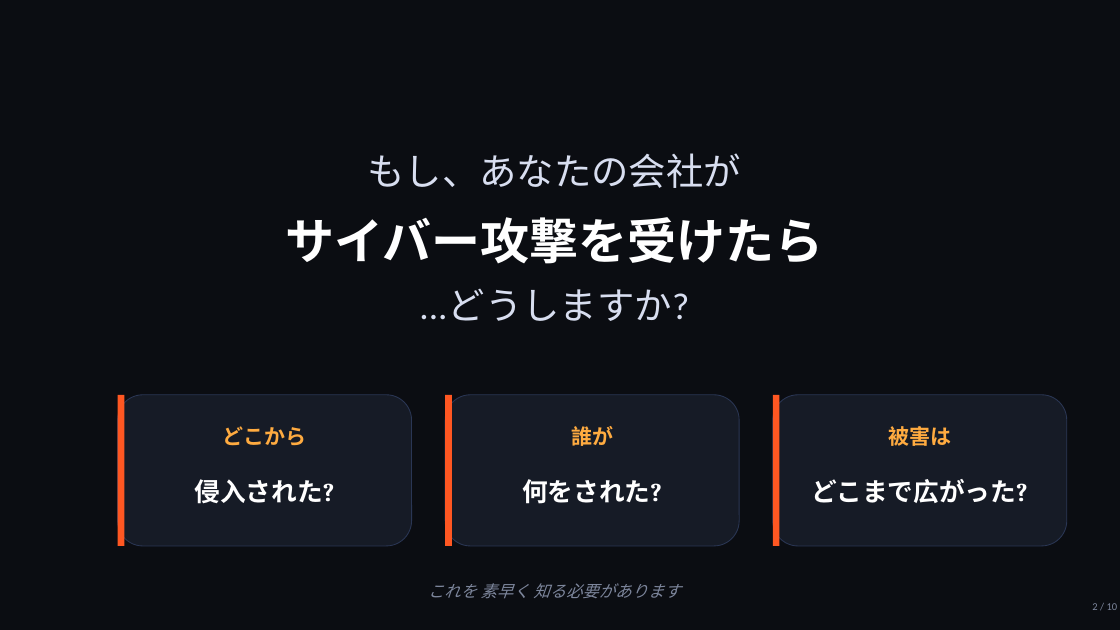
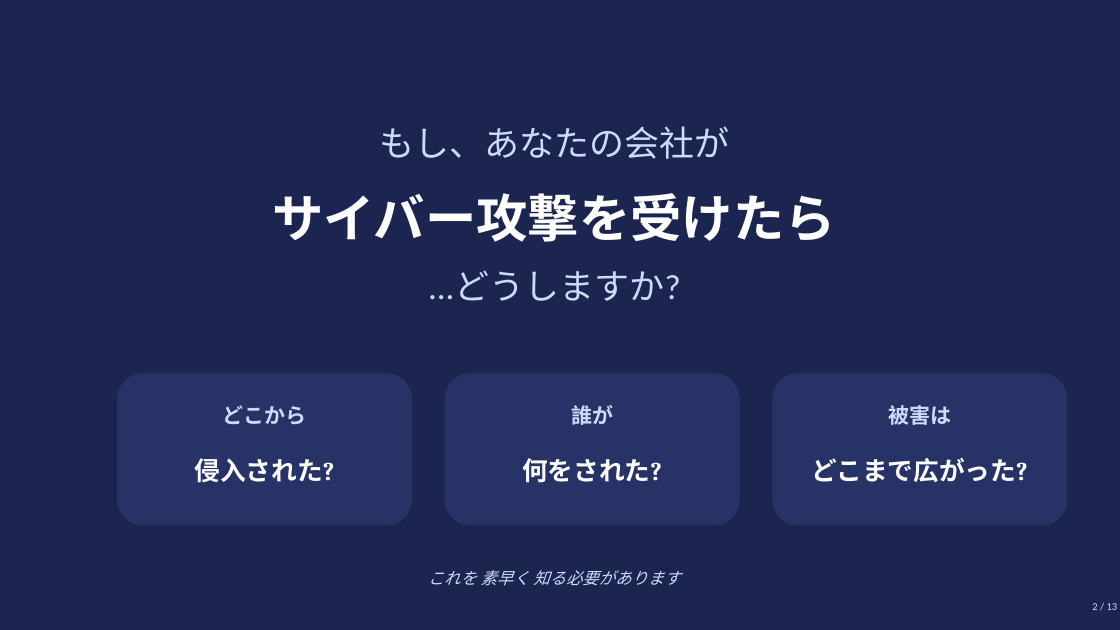
Before and after one commit to Assy2005/hayabusa-plus, a slide deck: slide 2 of docs/presentation/pptx/hayabusa-plus.pptx. Drawn at 1120x630 pixels with LibreOffice and Linux fonts; fonts in the diff are those of the drawing. Boxes give left, top, right and bottom in pixels: in the first picture for what was removed or moved away, otherwise in the second. Text is boxed around its words. In the diff, an @@ line names an element or a change of style, - is before the commit and + after.

```diff
--- a/docs/presentation/pptx/hayabusa-plus.pptx
+++ b/docs/presentation/pptx/hayabusa-plus.pptx
@@ rectangle at (x1=0, y1=0, x2=1120, y2=630): fill #0B0D12 to #1B254F @@
@@ text "もし、あなたの会社が" at (x1=379, y1=126, x2=729, y2=159): size 32 to 30 pt, text colour #D8DEF0 to #CADCFC @@
@@ text "もし、あなたの会社が" moved from (x1=367, y1=153, x2=740, y2=188) to (x1=379, y1=126, x2=729, y2=159) @@
@@ text "サイバー攻撃を受けたら" moved from (x1=285, y1=217, x2=823, y2=264) to (x1=272, y1=193, x2=836, y2=242) @@
@@ text "サイバー攻撃を受けたら" at (x1=272, y1=193, x2=836, y2=242): size 42 to 44 pt @@
@@ text "...どうしますか?" moved from (x1=419, y1=289, x2=689, y2=321) to (x1=428, y1=270, x2=681, y2=301) @@
@@ text "...どうしますか?" at (x1=428, y1=270, x2=681, y2=301): size 32 to 30 pt, text colour #D8DEF0 to #CADCFC @@
@@ 6 texts, 3 rounded rectangles moved together from (x1=118, y1=395, x2=1067, y2=546) to (x1=118, y1=374, x2=1067, y2=525) @@
@@ fill #161B26 to #273366; outline #2A3654 0.75 pt to #273366 0.75 pt in 3 elements at (x1=118, y1=374, x2=412, y2=525), (x1=445, y1=374, x2=739, y2=525), (x1=773, y1=374, x2=1067, y2=525) @@
@@ rectangle removed at (x1=118, y1=395, x2=124, y2=546) @@
@@ rectangle removed at (x1=445, y1=395, x2=452, y2=546) @@
@@ text colour #FFAB40 to #CADCFC in 3 elements at (x1=223, y1=405, x2=306, y2=424), (x1=571, y1=405, x2=613, y2=425), (x1=888, y1=405, x2=951, y2=425) @@
@@ rectangle removed at (x1=773, y1=395, x2=780, y2=546) @@
@@ text "これを 素早く 知る必要があります" moved from (x1=428, y1=583, x2=680, y2=599) to (x1=428, y1=570, x2=680, y2=586) @@
@@ text "これを 素早く 知る必要があります" at (x1=428, y1=570, x2=680, y2=586): text colour #7D869C to #CADCFC @@
@@ text at (x1=1092, y1=603, x2=1118, y2=610): text changed; text colour #7D869C to #CADCFC @@
-2 / 10
+2 / 13
```
Also in this commit, not shown: 9 other slides changed, 3 slides added, 1 slide removed, 2 other files.
